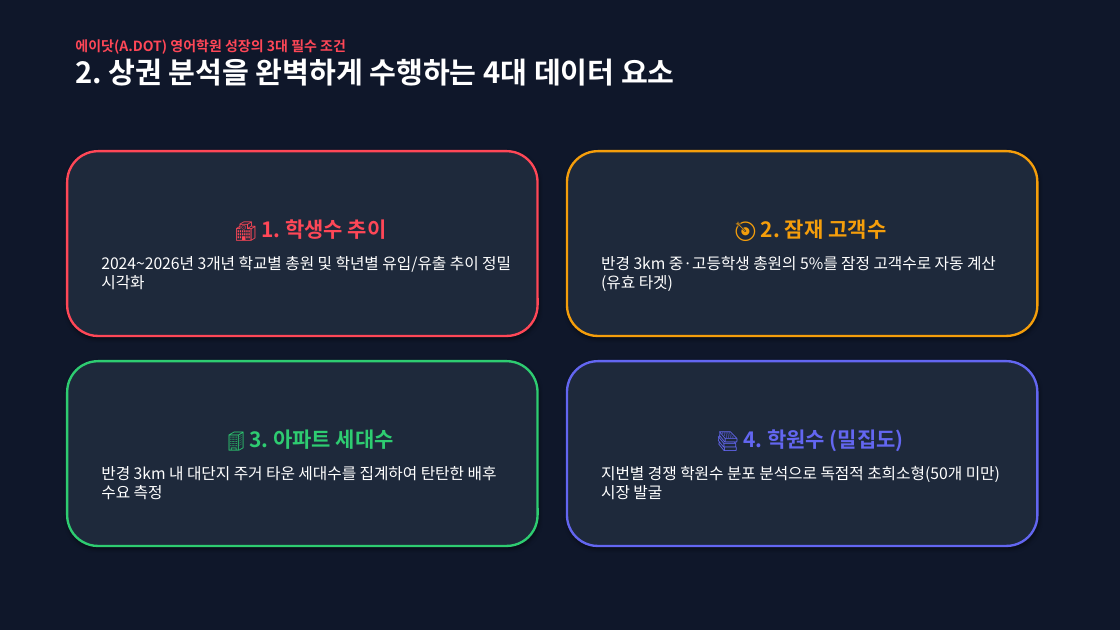
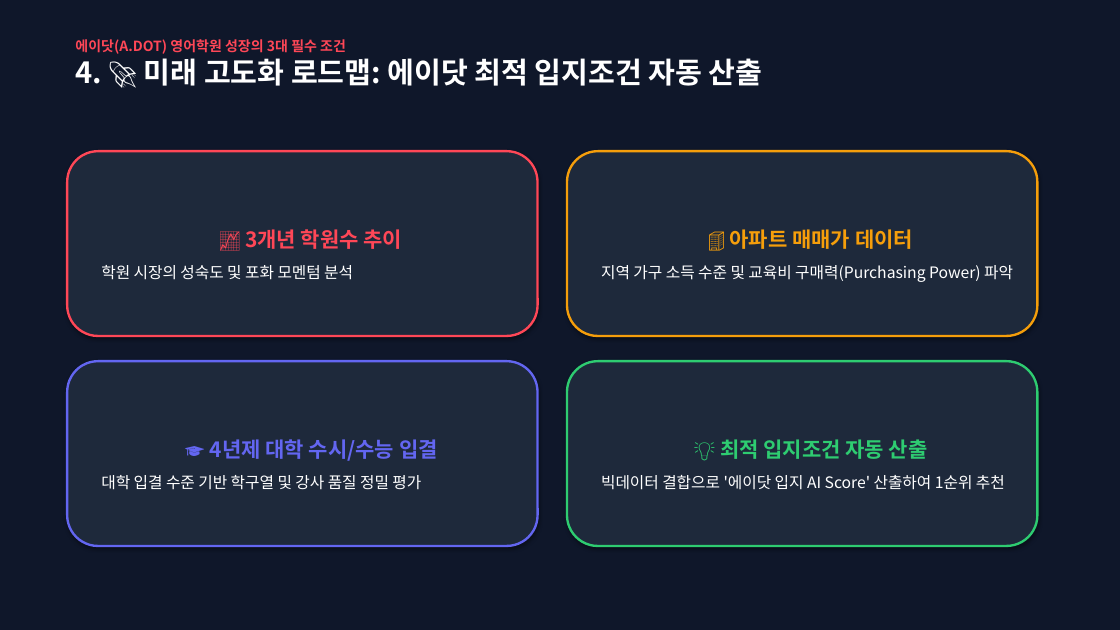
Before and after one commit to adotoperation/adotinformationmap, a slide deck: slide 5 of adot_expansion_presentation.pptx (slide 3 before the commit). Drawn at 1120x630 pixels with LibreOffice and Linux fonts; fonts in the diff are those of the drawing. Boxes give left, top, right and bottom in pixels: in the first picture for what was removed or moved away, otherwise in the second. Text is boxed around its words. In the diff, an @@ line names an element or a change of style, - is before the commit and + after.

Commit message:
Update PPTX with 3 recommendation types strategy matrix and future data roadmap (purchasing power, college admissions, 3-year academy trends)

```diff
--- a/adot_expansion_presentation.pptx
+++ b/adot_expansion_presentation.pptx
@@ text at bbox=[75, 58, 763, 86]: text changed @@
-2. 상권 분석을 완벽하게 수행하는 4대 데이터 요소
+4. 🚀 미래 고도화 로드맵: 에이닷 최적 입지조건 자동 산출
@@ text in rounded rectangle at bbox=[101, 229, 403, 280]: text changed @@
-🏫 1. 학생수 추이
-2024~2026년 3개년 학교별 총원 및 학년별 유입/유출 추이 정밀 시각화
+📈 3개년 학원수 추이
+학원 시장의 성숙도 및 포화 모멘텀 분석
@@ text in rounded rectangle at bbox=[601, 229, 1013, 282]: text changed @@
-🎯 2. 잠재 고객수
-반경 3km 중·고등학생 총원의 5%를 잠정 고객수로 자동 계산 (유효 타겟)
+🏢 아파트 매매가 데이터
+지역 가구 소득 수준 및 교육비 구매력(Purchasing Power) 파악
@@ rounded rectangle "🎓 4년제 대학 수시/수능 입결" at bbox=[67, 361, 538, 546]: outline #2ECC71 2 pt to #6366F1 2 pt @@
@@ rounded rectangle "💡 최적 입지조건 자동 산출" at bbox=[567, 361, 1038, 546]: outline #6366F1 2 pt to #2ECC71 2 pt @@
@@ text in rounded rectangle at bbox=[101, 439, 438, 490]: text changed @@
-🏢 3. 아파트 세대수
-반경 3km 내 대단지 주거 타운 세대수를 집계하여 탄탄한 배후 수요 측정
+🎓 4년제 대학 수시/수능 입결
+대학 입결 수준 기반 학구열 및 강사 품질 정밀 평가
@@ text in rounded rectangle at bbox=[601, 439, 1005, 490]: text changed @@
-📚 4. 학원수 (밀집도)
-지번별 경쟁 학원수 분포 분석으로 독점적 초희소형(50개 미만) 시장 발굴
+💡 최적 입지조건 자동 산출
+빅데이터 결합으로 '에이닷 입지 AI Score' 산출하여 1순위 추천
```
Also in this commit, not shown: 3 other slides changed, 1 slide added, 1 slide removed, 1 other file.
